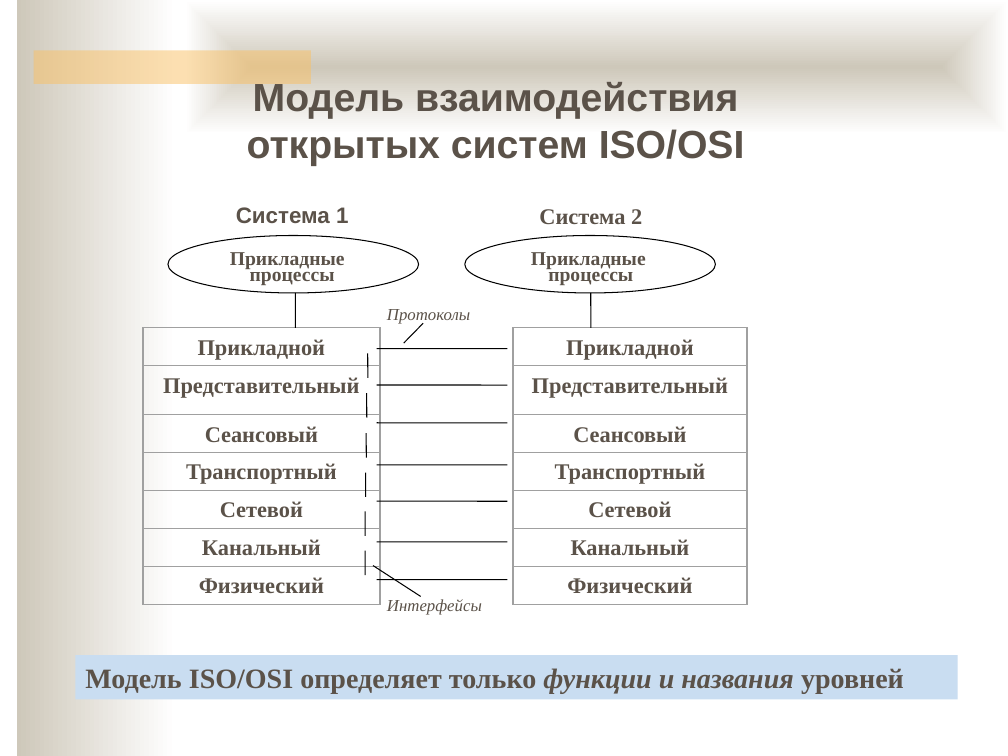
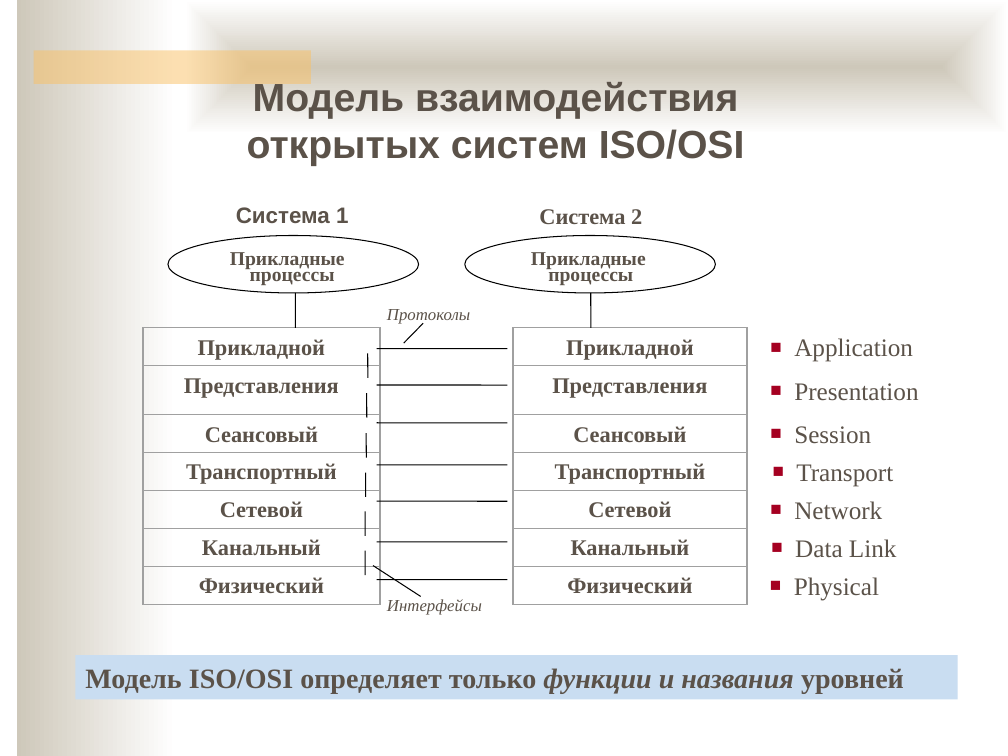
Before and after one commit to ukoloff/nets, a slide deck: slide 10 of 04.pptx. Drawn at 1008x756 pixels with LibreOffice and Linux fonts; fonts in the diff are those of the drawing; background and template pictures are left out. Boxes give left, top, right and bottom in pixels: in the first picture for what was removed or moved away, otherwise in the second. Text is boxed around its words. In the diff, an @@ line names an element or a change of style, - is before the commit and + after.

```diff
--- a/04.pptx
+++ b/04.pptx
@@ text added at bbox=[794, 338, 913, 362], 18 pt, text #5B5249 @@
+■ Application
@@ text at bbox=[184, 378, 339, 398]: text changed @@
-Представительный
+Представления
@@ text at bbox=[552, 378, 707, 398]: text changed @@
-Представительный
+Представления
@@ text added at bbox=[794, 383, 918, 401], 18 pt, text #5B5249 @@
+■ Presentation
@@ text added at bbox=[794, 426, 871, 444], 18 pt, text #5B5249 @@
+■ Session
@@ text added at bbox=[796, 464, 893, 487], 18 pt, text #5B5249 @@
+■ Transport
@@ text added at bbox=[794, 501, 882, 520], 18 pt, text #5B5249 @@
+■ Network
@@ text added at bbox=[795, 539, 897, 558], 18 pt, text #5B5249 @@
+■ Data Link
@@ text added at bbox=[794, 577, 879, 601], 18 pt, text #5B5249 @@
+■ Physical
```
Also in this commit, not shown: 13 other slides changed, 8 slides added, 20 slides removed.
